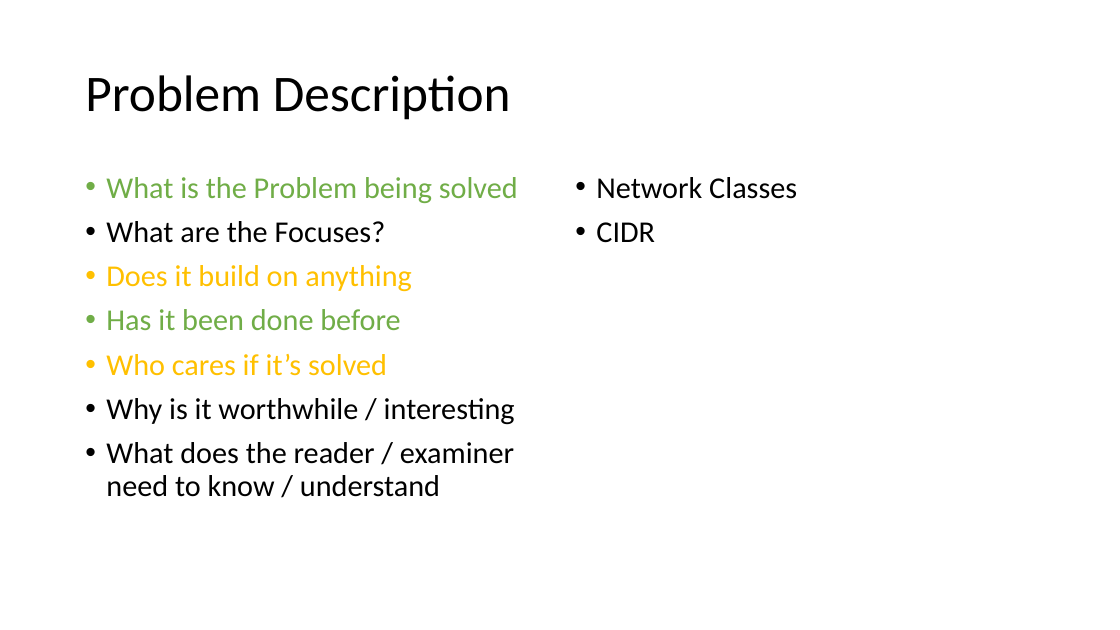
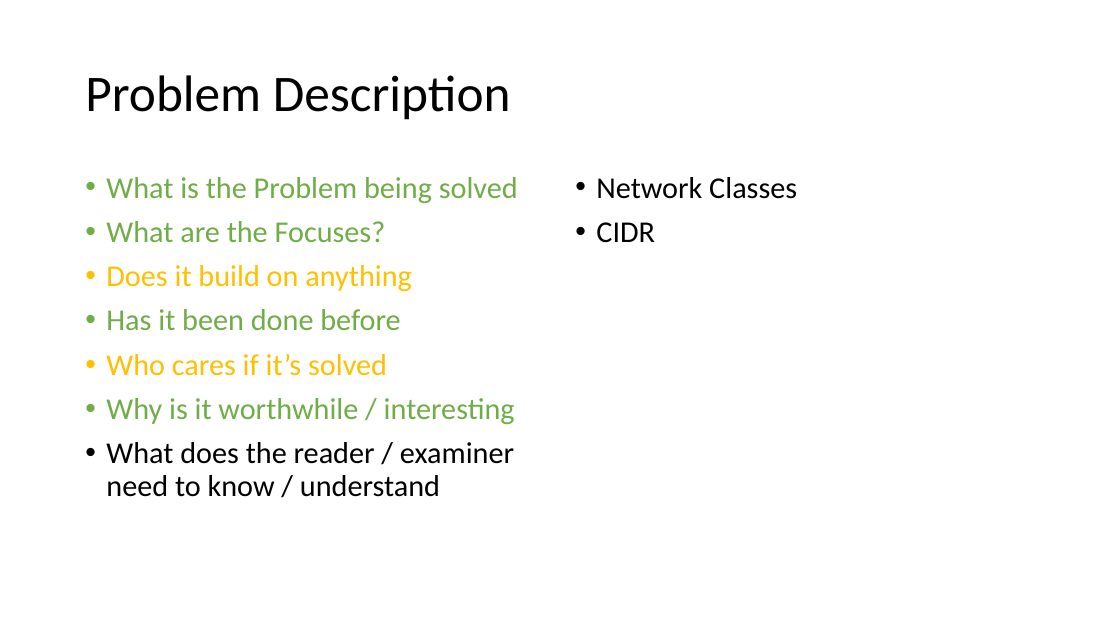
Before and after one commit to Morganplant/Crowd-Detection-System-Docs, a slide deck: slide 2 of Report Topics.pptx. Drawn at 1120x630 pixels with LibreOffice and Linux fonts; fonts in the diff are those of the drawing. Boxes give left, top, right and bottom in pixels: in the first picture for what was removed or moved away, otherwise in the second. Text is boxed around its words. In the diff, an @@ line names an element or a change of style, - is before the commit and + after.

```diff
--- a/Report Topics.pptx
+++ b/Report Topics.pptx
@@ text at bbox=[106, 221, 515, 424]: text colour #000000 to #70AD47 in "What are the Focuses?", "Why is it worthwhile / interesting" @@
```
Also in this commit, not shown: 2 other slides changed, 5 other files.
